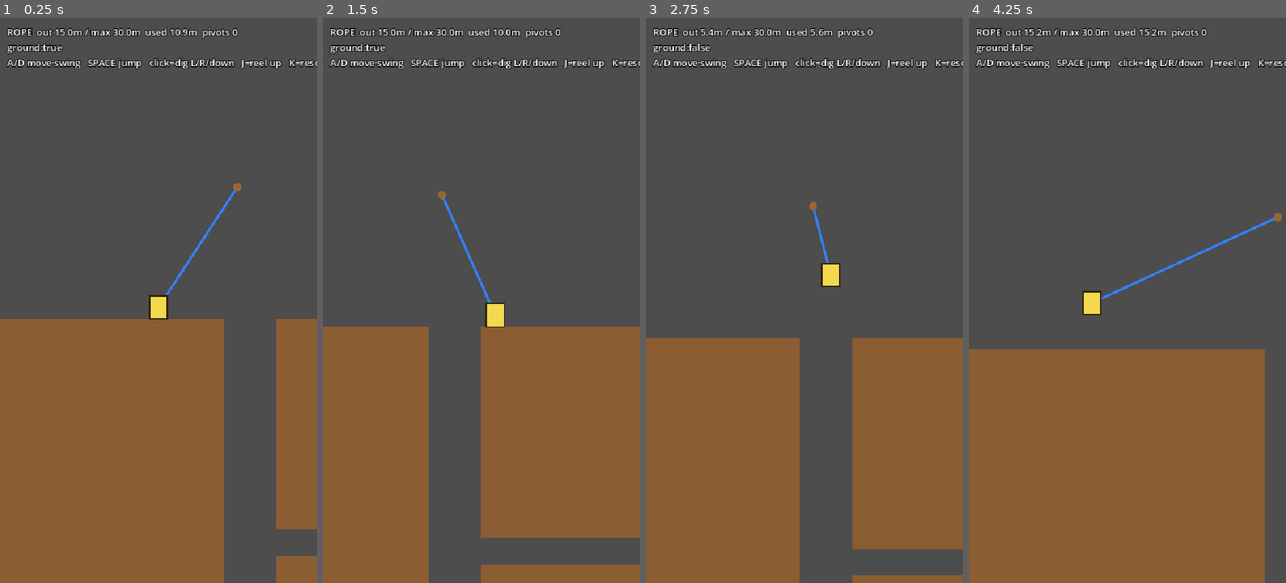
Above: before the commit, frames 1-4 (left to right).
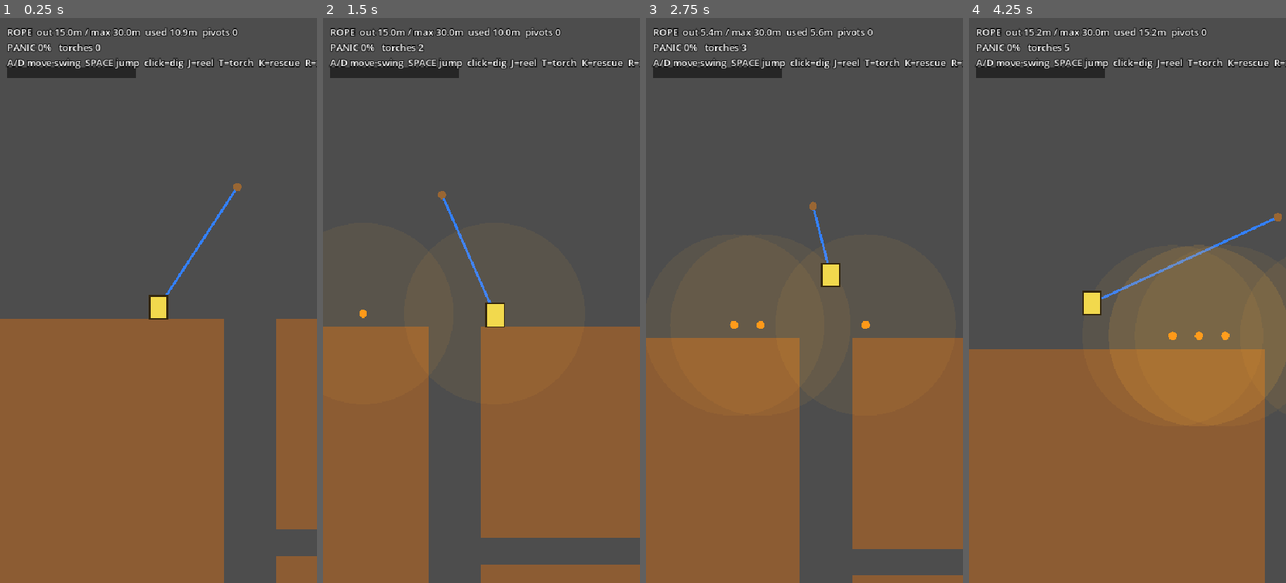
Above: after the commit, the same moments.

Repository: JoaoDobrowolski/inner-miner
Game: Godot game, scene res://scenes/Main.tscn
Same seed, same stepped clock (60 frames per second), same inputs: the game is played once before the commit and once after it.
Inputs (mouse positions are in pixels of both pictures, inside the frame that each line leads up to):
- Up to frame 1 (0.25 s): no input
- Up to frame 2 (1.5 s): tap Enter at 0.5 s; move the mouse to (551, 272) at 0.52 s; hold D 0.53-1.28 s; tap T at 0.6, 1.35 s; click (551, 272) at 0.67 s; tap Space at 0.77 s; move the mouse to (418, 328) at 1.27 s; hold A from 1.28 s (still down); click (418, 328) at 1.42 s
- Up to frame 3 (2.75 s): tap Space at 1.52 s; move the mouse to (836, 176) at 2.02 s; release A at 2.03 s; hold D from 2.03 s (still down); hold J from 2.03 s (still down); click (836, 176) at 2.17 s; tap T at 2.3 s
- Up to frame 4 (4.25 s): move the mouse to (1111, 413) at 2.77 s; release D at 2.78 s; release J at 2.78 s; hold W 2.78-3.53 s; tap K at 2.85 s; click (1111, 413) at 2.92 s; tap Space at 3.02, 3.77 s; tap T at 3.05, 3.8 s; move the mouse to (1222, 385) at 3.52 s; hold A from 3.53 s (still down); tap R at 3.6 s; click (1222, 385) at 3.67 s

The runs differ from the first frame. In frame 1, 1.8% of the frame differs, in the area x 1-100%, y 4-11%; in frame 2, 1.8%; in frame 3, 3.8%; in frame 4, 14%, in the area x 1-100%, y 4-72%.

Commit message:
feat: Add PanicSystem to manage claustrophobia mechanics and integrate panic effects in gameplay

Diff:
--- a/scripts/main.gd
+++ b/scripts/main.gd
@@ -10,9 +10,14 @@
 var rope: Rope
 var camera: Camera2D
 var hud: Label
+var panic: PanicSystem
+var panic_overlay: ColorRect
+var panic_fill: ColorRect
 
 var panicking := false
+var emergency := false
 var debug_view := false
+var torches: Array = []
 
 var _spawn := Vector2.ZERO
 
@@ -25,6 +30,7 @@
     var sx := int(GridWorld.W / 2)
     var anchor_pos := Vector2((sx + 0.5) * GridWorld.CELL, 1.0 * GridWorld.CELL)
     rope = Rope.new(world, anchor_pos, MAX_ROPE_METERS * PPM)
+    panic = PanicSystem.new()
 
     player = Player.new()
     add_child(player)
@@ -44,6 +50,29 @@
 func _build_hud() -> void:
     var layer := CanvasLayer.new()
     add_child(layer)
+
+    # full-screen red vignette that intensifies with panic
+    panic_overlay = ColorRect.new()
+    panic_overlay.color = Color(0.7, 0.0, 0.0, 0.0)
+    panic_overlay.anchor_right = 1.0
+    panic_overlay.anchor_bottom = 1.0
+    panic_overlay.mouse_filter = Control.MOUSE_FILTER_IGNORE
+    layer.add_child(panic_overlay)
+
+    var bar_bg := ColorRect.new()
+    bar_bg.color = Color(0, 0, 0, 0.5)
+    bar_bg.position = Vector2(12, 84)
+    bar_bg.size = Vector2(220, 18)
+    bar_bg.mouse_filter = Control.MOUSE_FILTER_IGNORE
+    layer.add_child(bar_bg)
+
+    panic_fill = ColorRect.new()
+    panic_fill.color = Color(0.2, 0.8, 0.3)
+    panic_fill.position = Vector2(14, 86)
+    panic_fill.size = Vector2(0, 14)
+    panic_fill.mouse_filter = Control.MOUSE_FILTER_IGNORE
+    layer.add_child(panic_fill)
+
     hud = Label.new()
     hud.position = Vector2(12, 12)
     hud.add_theme_color_override("font_color", Color.WHITE)
@@ -57,8 +86,13 @@
     if panicking:
         if rope.rewind_step(player, delta):
             _end_panic()
-    elif rope.reeling:
-        rope.reel(delta)
+    else:
+        if rope.reeling:
+            rope.reel(delta)
+        panic.update(delta, player.position, world, torches)
+        if panic.value >= 100.0:
+            emergency = true
+            _start_panic()
 
     _update_hud()
     queue_redraw()
@@ -71,6 +105,8 @@
                 debug_view = not debug_view
             KEY_K:
                 _start_panic()
+            KEY_T:
+                _place_torch()
             KEY_R:
                 _reset()
     elif event is InputEventMouseButton and event.pressed and event.button_index == MOUSE_BUTTON_LEFT:
@@ -92,6 +128,13 @@
     world.dig(tc.x, tc.y)
 
 
+func _place_torch() -> void:
+    if panicking:
+        return
+    var pc := world.world_to_cell(player.position)
+    torches.append(world.cell_center(pc.x, pc.y))
+
+
 func _start_panic() -> void:
     if panicking:
         return
@@ -103,28 +146,38 @@
 
 func _end_panic() -> void:
     panicking = false
+    emergency = false
     player.rewinding = false
     player.position = _spawn                 # land on solid ground, not over the open shaft
     player.velocity = Vector2.ZERO
+    panic.value = 0.0
     rope.pivots.clear()
     rope.rope_out = rope.max_length * 0.5
 
 
 func _reset() -> void:
     panicking = false
+    emergency = false
     player.rewinding = false
     player.position = _spawn
     player.velocity = Vector2.ZERO
+    panic.value = 0.0
     rope.pivots.clear()
     rope.rope_out = rope.max_length * 0.5
 
 
 func _update_hud() -> void:
     var used_m := rope.used_length(player.position) / PPM
+    var status := ("[ EMERGENCY RESCUE ]" if emergency else ("[ RESCUE ]" if panicking else ""))
     hud.text = "ROPE  out %.1fm / max %.1fm  used %.1fm  pivots %d\n" % [
         rope.rope_out / PPM, rope.max_length / PPM, used_m, rope.pivots.size()]
-    hud.text += "ground:%s  %s\n" % [str(player.on_ground), ("[ RESCUE ]" if panicking else "")]
-    hud.text += "A/D move·swing   SPACE jump   click=dig L/R/down   J=reel up   K=rescue   R=reset   F1=debug"
+    hud.text += "PANIC %d%%   torches %d   %s\n" % [int(panic.value), torches.size(), status]
+    hud.text += "A/D move·swing  SPACE jump  click=dig  J=reel  T=torch  K=rescue  R=reset  F1=debug"
+
+    var f := clampf(panic.value / 100.0, 0.0, 1.0)
+    panic_overlay.color.a = f * 0.45
+    panic_fill.size.x = 216.0 * f
+    panic_fill.color = Color(0.2, 0.8, 0.3).lerp(Color(0.9, 0.1, 0.1), f)
 
 
 func _draw() -> void:
@@ -142,6 +195,10 @@
     draw_circle(rope.anchor, 5.0, Color(0.60, 0.40, 0.20))   # winch
     for p in rope.pivots:
         draw_circle(p["pos"], 4.0, Color(1.0, 0.30, 0.30))   # wrap corners
+
+    for t in torches:
+        draw_circle(t, panic.torch_radius, Color(1.0, 0.7, 0.2, 0.07))   # safe zone
+        draw_circle(t, 5.0, Color(1.0, 0.6, 0.1))                        # torch
 
     if debug_view:
         var c := GridWorld.CELL
--- /dev/null
+++ b/scripts/panic_system.gd
@@ -0,0 +1,44 @@
+class_name PanicSystem
+extends RefCounted
+
+# Claustrophobia / panic, 0..100. Replaces fuel/oxygen as the core pressure.
+# Rises with time, depth and tight (1-wide) spaces; falls near torches or on
+# the surface. At 100 the game triggers an emergency rescue (handled by Main).
+
+var value := 0.0
+
+var base_rate := 1.5          # %/s just from being underground
+var depth_rate := 0.10        # extra %/s per meter of depth
+var tight_rate := 8.0         # extra %/s in a 1-wide tunnel
+var recover_rate := 28.0      # %/s inside a safe zone (torch / surface)
+var torch_radius := 110.0
+
+
+func update(delta: float, player_pos: Vector2, world: GridWorld, torches: Array) -> void:
+    if _is_safe(player_pos, world, torches):
+        value = max(value - recover_rate * delta, 0.0)
+        return
+    var rate := base_rate + depth_rate * _depth_meters(player_pos)
+    if _is_tight(player_pos, world):
+        rate += tight_rate
+    value = min(value + rate * delta, 100.0)
+
+
+func _depth_meters(player_pos: Vector2) -> float:
+    var rows_below := player_pos.y / GridWorld.CELL - GridWorld.GROUND
+    return max(0.0, rows_below * 2.0)              # 1 cell = 2 m
+
+
+func _is_safe(player_pos: Vector2, _world: GridWorld, torches: Array) -> bool:
+    if player_pos.y < GridWorld.GROUND * GridWorld.CELL:
+        return true                                 # on / above the surface
+    for t in torches:
+        if player_pos.distance_to(t) <= torch_radius:
+            return true
+    return false
+
+
+# A 1-wide vertical squeeze: solid on both sides of the player's cell.
+func _is_tight(player_pos: Vector2, world: GridWorld) -> bool:
+    var pc := world.world_to_cell(player_pos)
+    return world.is_solid(pc.x - 1, pc.y) and world.is_solid(pc.x + 1, pc.y)
Not shown, added: scripts/panic_system.gd.uid
